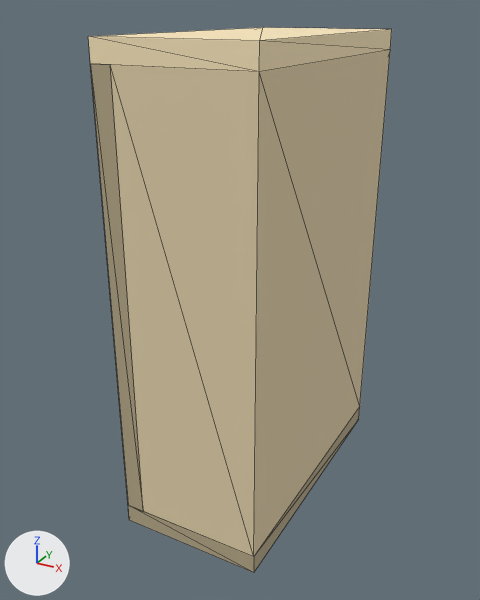
An edit to the glTF model assets/interiores/estanteria_arce_01.glb, drawn before and after from the same camera.
Rendered twice from a camera (50 mm lens) standing at (1.98, -3.87, 3.34) and looking at (-0.09, -0.12, 1.46). Arrows for +X, +Y and +Z are at lower left; the lights stay in place. The first picture is the older version. Mesh edges are drawn as thin lines. Vertices at exactly the same position are counted once.

Objects in the first picture: 'estanteria_arce'.
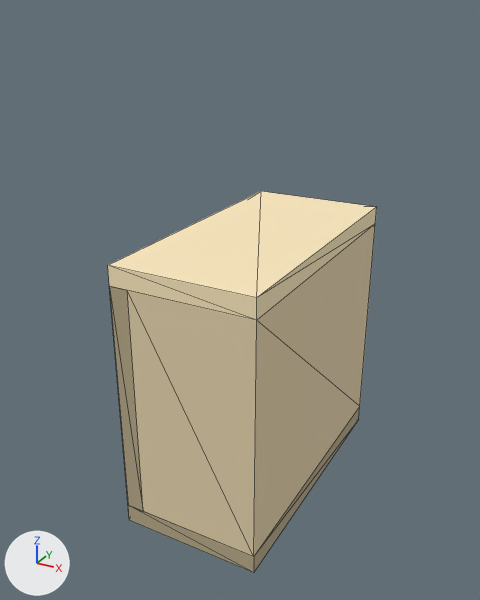
What differs and where, as boxes [x1, y1, x2, y2] in the pictures (480 x 600 px; the box of a moved part takes in the faces that stretch with it):
'estanteria_arce', reshaped (11% narrower, 30% shorter)
    before: [88, 27, 392, 573]
    after: [108, 191, 377, 573]
part 1 of me_estanteria_arce, moved or reshaped
    before: [88, 27, 392, 556]
    after: [108, 191, 377, 556]

Patch to the scene script:
```diff
--- a/assets/interiores/estanteria_arce_01.glb.py
+++ b/assets/interiores/estanteria_arce_01.glb.py
@@ me_estanteria_arce @@
 # used by ob_estanteria_arce; location = (0.0, 0.0, 0.0)
-me_estanteria_arce.from_pydata(...)  # 20 vertices, 30 faces; spans x -0.5..0.5, y -1.0..1.0, z 0.0..3.2
+me_estanteria_arce.from_pydata(...)  # 20 vertices, 30 faces; spans x -0.5..0.5, y -1.0..1.0, z 0.0..1.93
+# me_estanteria_arce part 1: all 10 vertices in x -0.5..0.5, y -1.0..1.0, z 3.07..3.2 are moved by (0.0, 0.0, -1.27)
 me_estanteria_arce.materials.append(mat_vertexcolor)
```
